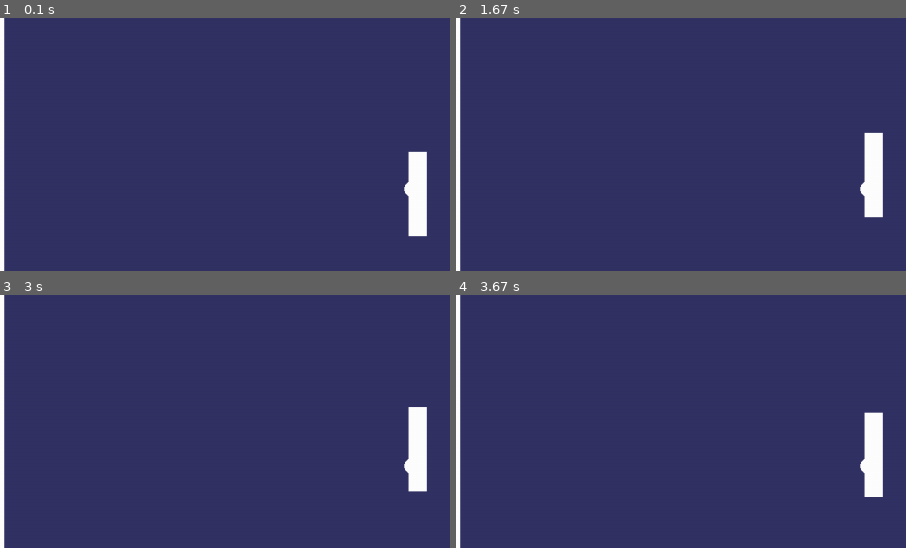
Above: before the commit, frames 1-4 (two rows, left to right).
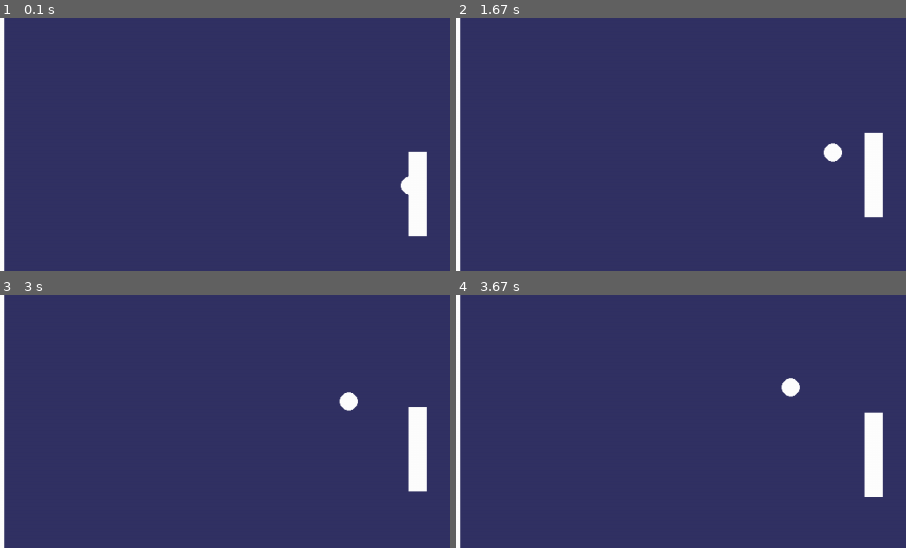
Above: after the commit, the same moments.

Repository: RandumPerson314/pygame-pong
Game: pygame game, started from __main__.py
The game is run twice, just before and just after one commit, with the same random seed, the same clock (stepped at 60 frames per second) and the same inputs.
Inputs:
- Up to frame 1 (0.1 s): no input
- Up to frame 2 (1.67 s): hold Up 0.33-0.8 s; hold Down 0.83-1.13 s; hold S 0.83-1.13 s; hold Up 1.17-1.53 s; hold W 1.17-1.53 s; hold Down from 1.57 s (still down); hold S from 1.57 s (still down)
- Up to frame 3 (3 s): release Down at 1.93 s; release S at 1.93 s; hold Up 1.97-2.27 s; hold W 1.97-2.27 s; hold Down 2.3-2.6 s; hold S 2.3-2.6 s; hold Up from 2.63 s (still down); hold W from 2.63 s (still down)
- Up to frame 4 (3.67 s): release Up at 3 s; release W at 3 s; hold Down 3.03-3.4 s; hold S 3.03-3.4 s; hold Up from 3.43 s (still down); hold W from 3.43 s (still down)
The pictures show only the part of the screen within x 50-100%, y 15-65%; the shares and areas given below are measured in that part.

The runs differ from the first frame. In frame 1, less than 0.1% of the frame differs, in the area x 88-91%, y 62-71%; in frame 2, 0.3%, in the area x 81-91%, y 49-71%; in frame 3, 0.3%; in frame 4, 0.3%.

Commit message:
fixed the buggy paddle2 start

Diff:
--- a/__main__.py
+++ b/__main__.py
@@ -12,13 +12,6 @@
 
 background_colour = (50, 50, 100)
 
-# Ball varibables
-ball_radius = screen_width//96
-ball_x, ball_y = (screen_width - ball_radius * 4), (screen_height - ball_radius)//2
-paddle1_ball_start_x,paddle1_ball_start_y = ball_x, ball_y
-paddle2_ball_start_x,paddle2_ball_start_y = 0, ball_y
-ball_x_speed, ball_y_speed = 0 - screen_width//2560, 0 - screen_width//2560
-
 # Paddle variables
 paddle_height = screen_height//6
 paddle_width = screen_width//48
@@ -30,6 +23,13 @@
 # Paddle2
 paddle2_x = screen_width - paddle1_x - paddle_width
 paddle2_y = int(screen_height / 2 - (paddle_height / 2))
+
+# Ball varibables
+ball_radius = screen_width//96
+ball_x, ball_y = (screen_width - ball_radius * 4), (screen_height - ball_radius)//2
+paddle1_ball_start_x,paddle1_ball_start_y = ball_x, ball_y
+paddle2_ball_start_x,paddle2_ball_start_y = paddle1_x + paddle_width + ball_radius, ball_y
+ball_x_speed, ball_y_speed = 0 - screen_width/2560, 0 - screen_width/2560
 
 # Middle line variables
 middle_line_width = paddle_width // 2
